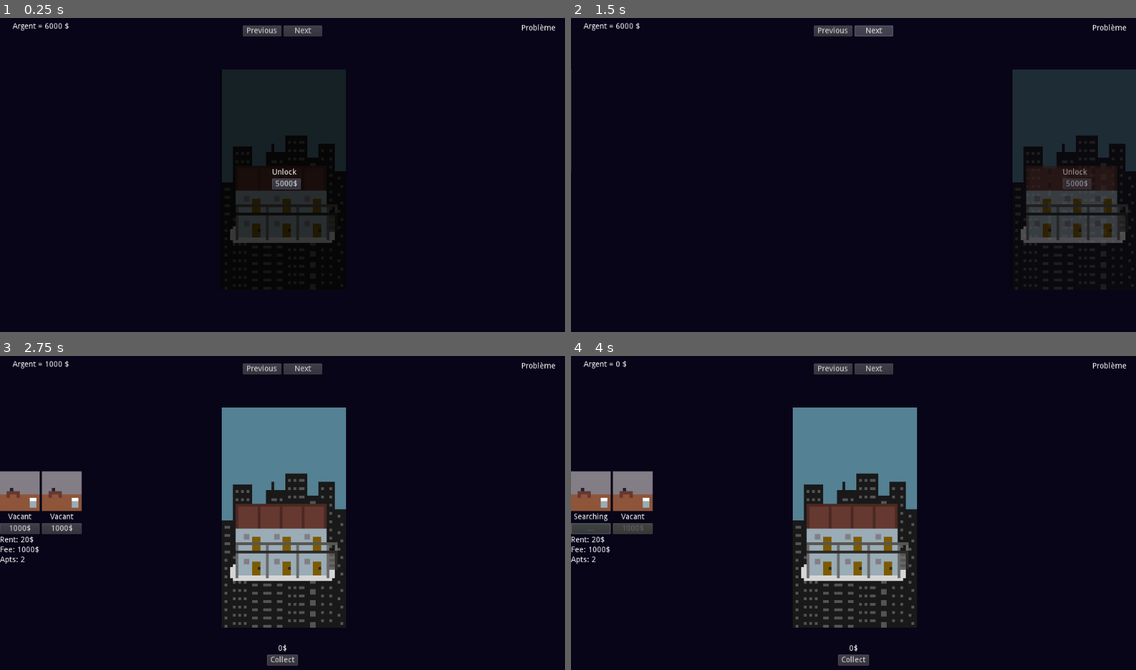
Above: before the commit, frames 1-4 (two rows, left to right).
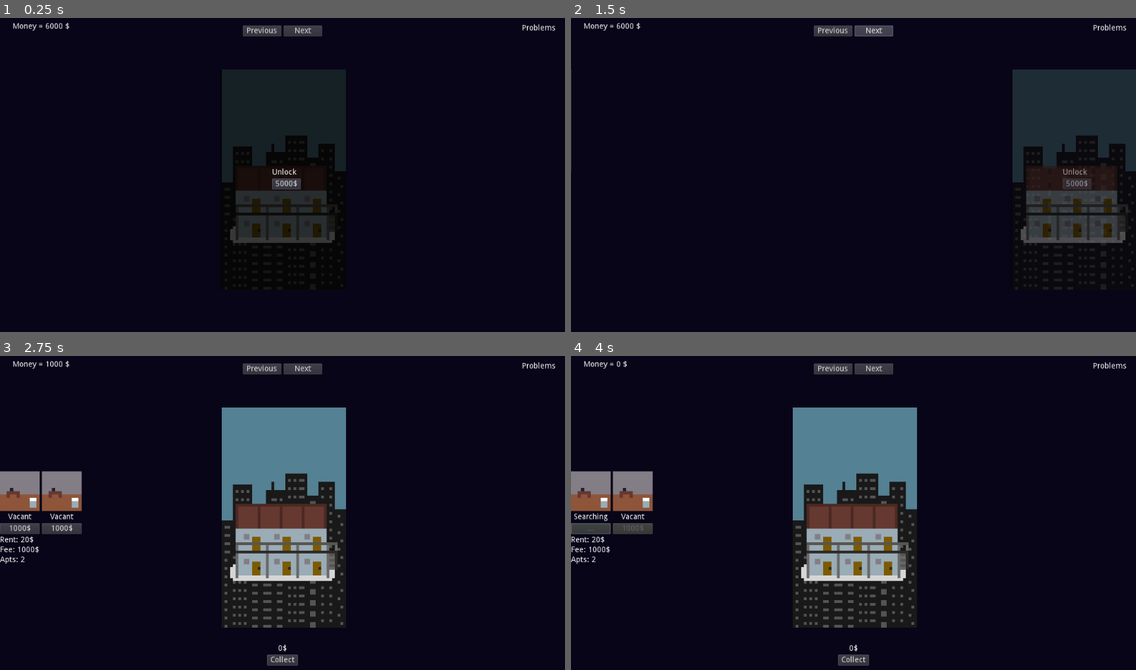
Above: after the commit, the same moments.

Repository: Nellousan/JAM-FEB-2022
Game: Godot game, scene res://scenes/main/main.tscn
Same seed, same stepped clock (60 frames per second), same inputs: the game is played once before the commit and once after it.
Inputs:
- Up to frame 1 (0.25 s): no input
- Up to frame 2 (1.5 s): click "Next" at 0.5 s; click "Next" at 1.25 s
- Up to frame 3 (2.75 s): click "5000$" at 2 s
- Up to frame 4 (4 s): click "Collect" at 2.75 s; click "1000$" at 3.5 s

The runs differ from the first frame. In frame 1, 0.2% of the frame differs, in the area x 2-99%, y 1-5%; in frame 2, 0.2%; in frame 3, 0.2%; in frame 4, 0.2%.

Commit message:
[+] put argent and problèmes in english

Diff:
--- a/scenes/main/Gold.gd
+++ b/scenes/main/Gold.gd
@@ -5,5 +5,5 @@
 
 func _process(_delta):
 	var main = get_parent()
-	var text = "Argent = " + String(main.gold) + " $"
+	var text = "Money = " + String(main.gold) + " $"
 	set_text(text)
--- a/scenes/main/main.tscn
+++ b/scenes/main/main.tscn
@@ -26,7 +26,7 @@
 margin_top = 15.0
 margin_right = 182.0
 margin_bottom = 35.0
-text = "Argent : 0 $"
+text = "Money : 0 $"
 script = ExtResource( 2 )
 __meta__ = {
 "_edit_use_anchors_": false
@@ -37,7 +37,7 @@
 margin_top = 18.0
 margin_right = 1007.0
 margin_bottom = 53.0
-text = "Problème"
+text = "Problems"
 align = 2
 __meta__ = {
 "_edit_use_anchors_": false
